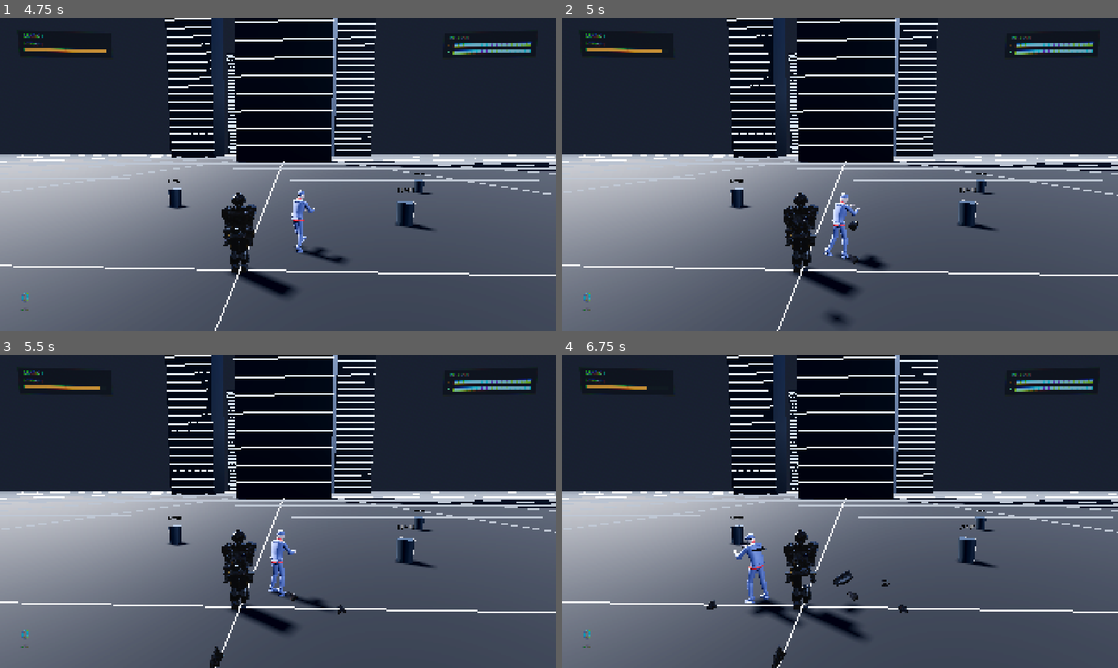
Above: before the commit, frames 1-4 (two rows, left to right).
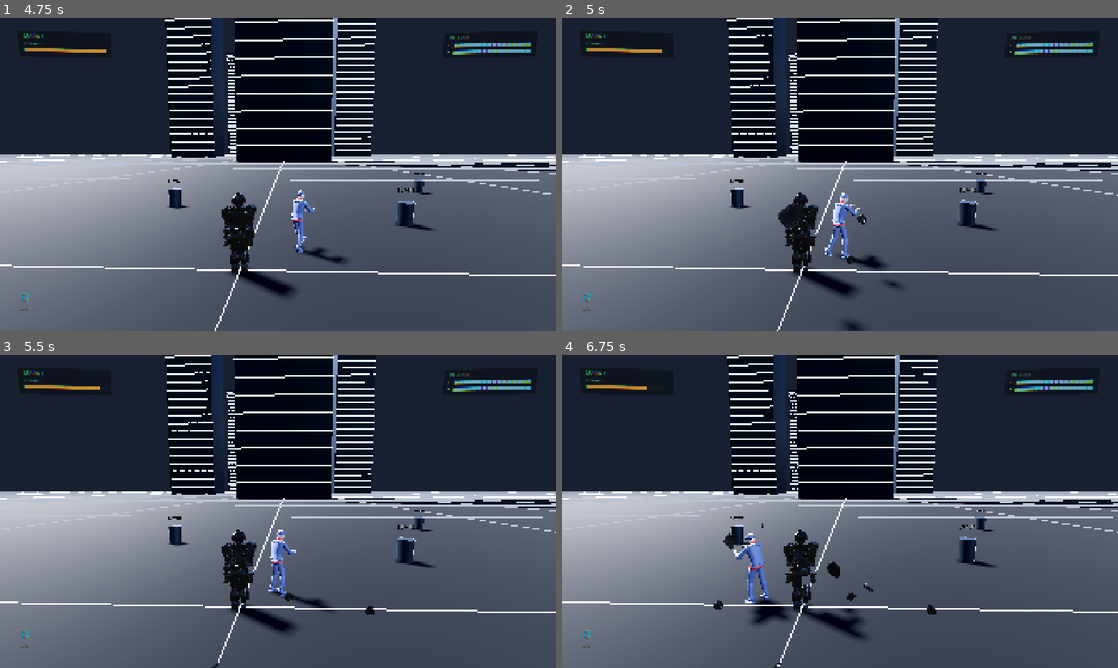
Above: after the commit, the same moments.

Repository: JerzySukiennik/mark-zero-godot
Game: Godot game, scene res://scenes/world/arena.tscn
Two runs of this game, one before a commit and one after it. Both use one fixed random seed, a clock stepped at 60 frames per second and the inputs below.
Inputs (mouse positions are in pixels of both pictures, inside the frame that each line leads up to):
- Up to frame 1 (4.75 s): move the mouse to (400, 158) at 0.52 s; tap Space (ui_select) at 0.6, 0.77, 1.07, 2, 2.1, 3.6, 3.77, 4.07 s; click (400, 158) at 0.67 s; tap Enter at 1.25 s; drag from (166, 190) to (250, 237) at 1.27 s; move the mouse to (333, 105) at 2.02 s; click (333, 105) at 2.17 s; drag from (250, 237) to (111, 127) at 2.77 s; move the mouse to (444, 221) at 3.52 s; click (444, 221) at 3.67 s; drag from (111, 127) to (194, 96) at 4.27 s
- Up to frame 2 (5 s): no input
- Up to frame 3 (5.5 s): move the mouse to (305, 511) at 5.02 s; tap Space (ui_select) at 5.1 s; click (305, 511) at 5.17 s
- Up to frame 4 (6.75 s): drag from (756, 433) to (728, 527) at 5.77 s; move the mouse to (962, 495) at 6.52 s; tap Space (ui_select) at 6.6 s; click (962, 495) at 6.67 s

Frame 1 is identical in both runs. In frame 2, 0.4% of the frame differs, in the area x 38-62%, y 59-100%; in frame 3, 0.2%; in frame 4, 0.8%, in the area x 26-68%, y 53-100%.

Commit message:
Sound, on everything
Twenty-six sounds, wired to every event the game has.

WHERE THEY CAME FROM, in the order the asset note says to look: the local library first,
which does not exist on this machine; then Kenney, which the note says to fetch without
asking because it is CC0. Four packs cover almost all of it — Sci-fi Sounds for the
repulsors, turret, boost, engine note and explosions; Impact Sounds for punches, metal
hits, landings and footsteps; RPG Audio for the cloth whoosh behind dodges and swings;
Interface Sounds for the menu. `confirmation_001.ogg` is deliberately absent: Jurek has
said he dislikes it and that it had been pasted onto every success in every project.

FOUR HAD NO HONEST MATCH and are synthesised rather than faked with something close:
 - The THWIP. Nobody ships a web-shooter. Filtered noise for the pressurised hiss, plus a
   tone falling two octaves for the line paying out.
 - Two GUNSHOTS. Kenney has no firearms, and a sci-fi laser tells the player the wrong
   thing about who is shooting at him — a pistol that goes "pew" is a lie about the fight.
   A noise transient, a 95 Hz body thump, a short room tail.
 - The lock BEEP, from the previous batch.

THE BANK IS NOT AN AUTOLOAD, for the reason this project has learned three times: a
`--script` run has none, so anything reaching for one cannot be tested or screenshotted.
It registers itself in a static slot instead, which makes `Sfx.play` work anywhere and a
silent no-op everywhere there is no instance — every headless suite included.

Two details that matter more than they look. Every voice is detuned a few per cent on
playback, because a repulsor fires sixteen times in four seconds and identical repeats are
the fastest way to make a good sound feel cheap. And the engine is a LOOP whose volume and
pitch both follow thrust — one-shots would either machine-gun or lag the stick, and Godot
will not loop an OGG unless the resource is told to, so a one-shot engine note reads as
the suit cutting out after two seconds.

Footsteps come off the walk cycle's own stride phase rather than a timer, so every
half-cycle is exactly one foot landing at any speed, for free.

tools/sound_test.tscn checks the thing that is otherwise impossible to hear: a missing
stream is silent, and "it did not play" and "it was never there" sound identical. It
asserts all 26 load, that the banned ding is absent, that the arena brings the bank up,
that the engine loops, and that asking for a sound which does not exist is harmless —
because every other tool in this project runs with no bank at all.

Co-Authored-By: Claude Opus 5 <noreply@anthropic.com>

Diff:
--- a/game/scripts/combat/gunfire.gd
+++ b/game/scripts/combat/gunfire.gd
@@ -163,6 +163,8 @@
 			var d: float = (n as Node3D).global_position.distance_to(at)
 			if d < r.blast:
 				_apply(n, r.damage * (1.0 - d / r.blast), at)
+		Sfx.play("explosion", at, 2.0)
+		Sfx.play("explosion_low", at, 0.0, 0.9)
 		_shout(at, r.damage, r.blast)
 		return
 	if collider != null:
--- a/game/scripts/combat/repulsor.gd
+++ b/game/scripts/combat/repulsor.gd
@@ -173,6 +173,7 @@
 	if b == null:
 		return Vector3.ZERO
 	_cool[hand] = COOLDOWN
+	Sfx.play("repulsor", muzzle, -4.0)
 	charge[hand] = maxf(0.0, charge[hand] - DRAIN)
 	if charge[hand] <= 0.0001:
 		locked[hand] = true
--- a/game/scripts/combat/turret.gd
+++ b/game/scripts/combat/turret.gd
@@ -180,6 +180,7 @@
 	s.node.position = muzzle
 	s.node.look_at_from_position(muzzle, muzzle + dir, Vector3.UP)
 	s.light.light_energy = 5.0
+	Sfx.play("turret", muzzle, -2.0)
 	fired.emit()
 	Rumble.hit(0.55, 0.35, 0.12)
 	# RECOIL, and a small one. This was 5.5 m/s of velocity PER SHOT, applied straight to
--- a/game/scripts/combat/web_shot.gd
+++ b/game/scripts/combat/web_shot.gd
@@ -99,6 +99,7 @@
 	if g == null:
 		return false
 	_cool[hand] = COOLDOWN
+	Sfx.play("thwip", from, -3.0)
 	g.live = true
 	g.life = LIFE
 	g.vel = dir.normalized() * SPEED
@@ -136,6 +137,7 @@
 				var who = hit.get("collider", null)
 				if who != null and who.has_method("web_hit"):
 					who.web_hit(1.0)
+				Sfx.play("web_stick", hit["position"], -6.0)
 				_splat(hit["position"], hit.get("normal", Vector3.UP))
 				g.live = false
 				g.node.visible = false
--- a/game/scripts/combat/web_tether.gd
+++ b/game/scripts/combat/web_tether.gd
@@ -81,6 +81,7 @@
 	_fly_t = 0.0
 	reach = 0.0
 	state = FLYING
+	Sfx.play("thwip", from, -2.0)
 	return true
 
 func release() -> void:
@@ -108,6 +109,7 @@
 			# The rope is exactly as long as the shot that made it. Starting shorter yanks
 			# the player forward the instant it lands, which reads as being harpooned.
 			rest_length = maxf(MIN_LENGTH, pos.distance_to(anchor_point()))
+			Sfx.play("web_stick", anchor_point(), -4.0)
 		return Vector3.ZERO
 
 	# ---- attached ------------------------------------------------------------------
--- /dev/null
+++ b/game/scripts/core/sfx.gd
@@ -0,0 +1,131 @@
+class_name Sfx
+extends Node
+## Every sound in the game, and the pool that plays them.
+##
+## NOT an autoload, and the reason is the oldest lesson in this project: `godot --script`
+## has no autoloads, so a test or a screenshot tool that touches anything which reaches
+## for one cannot run at all. Instead the arena builds one of these and it registers
+## itself in a static slot — so `Sfx.play(...)` works from anywhere, and is a silent
+## no-op everywhere there is no instance, which is exactly what a headless suite wants.
+##
+## The same reasoning Rumble already uses.
+
+## One entry per sound. Everything is loaded once at startup rather than on first use: a
+## repulsor that stutters the first time it fires has told the player something untrue
+## about the weapon.
+const BANK := {
+	# ---- the armour ----------------------------------------------------------------
+	"repulsor":     "res://assets/audio/repulsor.ogg",
+	"repulsor_dry": "res://assets/audio/repulsor_dry.ogg",
+	"turret":       "res://assets/audio/turret.ogg",
+	"boost":        "res://assets/audio/boost.ogg",
+	"armour_drop":  "res://assets/audio/armour_drop.ogg",
+	"hit_metal":    "res://assets/audio/hit_metal.ogg",
+	"explosion":    "res://assets/audio/explosion.ogg",
+	"explosion_low":"res://assets/audio/explosion_low.ogg",
+	# ---- Spider-Man ------------------------------------------------------------------
+	"thwip":        "res://assets/audio/thwip.wav",
+	"web_stick":    "res://assets/audio/web_stick.ogg",
+	"swing":        "res://assets/audio/swing_whoosh.ogg",
+	"dodge":        "res://assets/audio/dodge.ogg",
+	"punch":        "res://assets/audio/punch.ogg",
+	"punch_big":    "res://assets/audio/punch_big.ogg",
+	"land":         "res://assets/audio/land.ogg",
+	"step":         "res://assets/audio/step.ogg",
+	# ---- the opposition --------------------------------------------------------------
+	"gunshot":      "res://assets/audio/gunshot.wav",
+	"gunshot_rifle":"res://assets/audio/gunshot_rifle.wav",
+	"rpg_launch":   "res://assets/audio/rpg_launch.ogg",
+	"body_drop":    "res://assets/audio/body_drop.ogg",
+	"knife":        "res://assets/audio/knife_draw.ogg",
+	"lock":         "res://assets/audio/lock_beep.wav",
+	# ---- the glass -------------------------------------------------------------------
+	"ui_move":      "res://assets/audio/ui_move.ogg",
+	"ui_select":    "res://assets/audio/ui_select.ogg",
+	"ui_open":      "res://assets/audio/ui_open.ogg",
+	"ui_close":     "res://assets/audio/ui_close.ogg",
+}
+
+## Positional voices. Sixteen is enough for a firefight and cheap enough not to think about.
+const VOICES := 16
+## Flat voices, for anything that belongs to the player rather than to a place.
+const FLAT_VOICES := 6
+## How far a world sound carries before it is inaudible.
+const EARSHOT := 140.0
+
+static var _me: Sfx = null
+
+var _bank: Dictionary = {}
+var _voices: Array[AudioStreamPlayer3D] = []
+var _flat: Array[AudioStreamPlayer] = []
+var _next := 0
+var _next_flat := 0
+
+func _ready() -> void:
+	_me = self
+	for key in BANK:
+		var res = load(BANK[key])
+		if res != null:
+			_bank[key] = res
+		else:
+			push_warning("[sfx] missing %s" % BANK[key])
+	for i in VOICES:
+		var p := AudioStreamPlayer3D.new()
+		p.unit_size = 18.0
+		p.max_distance = EARSHOT
+		p.max_db = 0.0
+		add_child(p)
+		_voices.append(p)
+	for i in FLAT_VOICES:
+		var p := AudioStreamPlayer.new()
+		add_child(p)
+		_flat.append(p)
+
+func _exit_tree() -> void:
+	if _me == self:
+		_me = null
+
+## A sound somewhere in the world. `pitch` is a multiplier, `vol` in decibels.
+static func play(key: String, at: Vector3, vol := 0.0, pitch := 1.0) -> void:
+	if _me == null:
+		return
+	_me._play_at(key, at, vol, pitch)
+
+## A sound with no place — the player's own suit, the interface. Never attenuated, because
+## the thing it belongs to is always exactly where the listener is.
+static func flat(key: String, vol := 0.0, pitch := 1.0) -> void:
+	if _me == null:
+		return
+	_me._play_flat(key, vol, pitch)
+
+## Is there anything to play at all? Lets callers skip work rather than guess.
+static func ready_for_sound() -> bool:
+	return _me != null
+
+func _play_at(key: String, at: Vector3, vol: float, pitch: float) -> void:
+	var stream = _bank.get(key, null)
+	if stream == null:
+		return
+	# ROUND ROBIN, with no stealing logic. A voice cut off mid-shot is less noticeable
+	# than the bookkeeping needed to avoid it, and at sixteen it takes a real brawl to
+	# wrap around.
+	var p := _voices[_next]
+	_next = (_next + 1) % _voices.size()
+	p.stream = stream
+	p.global_position = at
+	p.volume_db = vol
+	# Every voice is detuned a little. Identical repeats are the single clearest way to
+	# make a good sound feel cheap, and a repulsor is fired sixteen times in four seconds.
+	p.pitch_scale = pitch * randf_range(0.94, 1.07)
+	p.play()
+
+func _play_flat(key: String, vol: float, pitch: float) -> void:
+	var stream = _bank.get(key, null)
+	if stream == null:
+		return
+	var p := _flat[_next_flat]
+	_next_flat = (_next_flat + 1) % _flat.size()
+	p.stream = stream
+	p.volume_db = vol
+	p.pitch_scale = pitch * randf_range(0.96, 1.05)
+	p.play()
--- a/game/scripts/enemy/enemy.gd
+++ b/game/scripts/enemy/enemy.gd
@@ -253,6 +253,7 @@
 func _die(from: Vector3) -> void:
 	state = DOWN
 	_dead_for = 0.0
+	Sfx.play("body_drop", global_position, -4.0)
 	# Forwards or backwards depending on which way he was hit, which is the one bit of
 	# variety that costs nothing and reads immediately.
 	var facing := global_transform.basis * Vector3(0, 0, -1)
@@ -440,6 +441,7 @@
 	if d > float(spec["reach"]) * 1.35:
 		return
 	poses.strike()
+	Sfx.play("punch" if kind != "brute" else "punch_big", global_position, -3.0)
 	if _target.has_method("take_hit"):
 		_target.take_hit(float(spec["damage"]), global_position, kind)
 
@@ -455,6 +457,11 @@
 	var sp: float = spec["spread"]
 	aim = (aim + Vector3(randf_range(-sp, sp), randf_range(-sp, sp), randf_range(-sp, sp))).normalized()
 	poses.strike()
+	# The rifle is the heavier of the two synthesised shots; an RPG has its own launch.
+	if spec["rocket"]:
+		Sfx.play("rpg_launch", muzzle, -1.0)
+	else:
+		Sfx.play("gunshot_rifle" if kind == "rifle" else "gunshot", muzzle, -5.0)
 	guns.fire(muzzle, aim, float(spec["muzzle_speed"]), float(spec["damage"]),
 		float(spec["blast"]) if spec["rocket"] else 0.0,
 		_target if spec["rocket"] else null)
--- a/game/scripts/flight/thrusters.gd
+++ b/game/scripts/flight/thrusters.gd
@@ -47,8 +47,16 @@
 var _rig: SuitRig
 var _level := [0.0, 0.0, 0.0, 0.0]
 
+## The engine note. A LOOP rather than a sound per event, because thrust is a continuous
+## quantity and anything triggered would either machine-gun or lag behind the stick. Volume
+## and pitch both follow it: loudness says how hard, pitch says how fast.
+const HUM_QUIET := -34.0
+const HUM_LOUD := -7.0
+var _hum: AudioStreamPlayer3D
+
 func _ready() -> void:
 	name = "Thrusters"
+	_make_hum()
 	for i in 2:
 		var l := OmniLight3D.new()
 		l.light_color = Color(1.0, 0.74, 0.45)
@@ -313,6 +321,8 @@
 	var palm := clampf(braking * 0.9 + absf(lateral) * 0.55 + maxf(vertical, 0.0) * 0.35
 		+ thrust * 0.12 + hover * 0.75, 0.0, 1.3)
 
+	_hum_at(maxf(boot, palm))
+
 	for i in _emitters.size():
 		var e = _emitters[i]
 		var want: float = boot if e.boot else palm
@@ -371,3 +381,29 @@
 	# instead. This cost a multi-second freeze on the first shot in the browser build.
 	l.light_energy = level * 5.5
 	l.omni_range = 7.0 + level * 5.0
+
+func _make_hum() -> void:
+	if _hum != null:
+		return
+	_hum = AudioStreamPlayer3D.new()
+	var res = load("res://assets/audio/thruster_loop.ogg")
+	if res == null:
+		return
+	# Godot will not loop an OGG unless the resource says so, and a one-shot engine note
+	# that stops after two seconds is worse than silence — it reads as the suit cutting out.
+	if res is AudioStreamOggVorbis:
+		(res as AudioStreamOggVorbis).loop = true
+	_hum.stream = res
+	_hum.unit_size = 22.0
+	_hum.volume_db = HUM_QUIET
+	_hum.max_distance = 220.0
+	add_child(_hum)
+	_hum.play()
+
+## Called from `drive`, so the note tracks the same number the flames do.
+func _hum_at(level: float) -> void:
+	if _hum == null:
+		return
+	var l: float = clampf(level, 0.0, 1.4)
+	_hum.volume_db = lerpf(HUM_QUIET, HUM_LOUD, clampf(l / 1.1, 0.0, 1.0))
+	_hum.pitch_scale = lerpf(0.72, 1.35, clampf(l / 1.2, 0.0, 1.0))
--- a/game/scripts/spider/spider_combat.gd
+++ b/game/scripts/spider/spider_combat.gd
@@ -167,6 +167,7 @@
 	var d := to.length()
 	if d <= ZIP_HIT or t <= 0.0:
 		if d <= ZIP_HIT * 1.6:
+			Sfx.play("punch", target.global_position, -1.0)
 			target.take_hit(PUNCH, model.position, "spider")
 			# Knocked back along the punch, and up a little so it reads as a hit rather
 			# than a shove.
@@ -195,6 +196,7 @@
 		state = ZIP
 		t = ZIP_TIMEOUT
 		return
+	Sfx.play("punch_big", target.global_position, 0.0, 0.85)
 	target.take_hit(PUNCH, model.position, "spider")
 	target.launch(LAUNCH_UP, model.velocity * 0.3)
 	state = LAUNCH
@@ -222,6 +224,7 @@
 	dodge_dir = dir.normalized()
 	state = DODGE
 	t = DODGE_TIME
+	Sfx.play("dodge", model.position, -6.0)
 	# A backwards dodge is a backflip; sideways is a roll. The pose layer reads this.
 	var back: float = (model.basis_ * Vector3(0, 0, 1)).normalized().dot(dodge_dir)
 	dodge_back = back > 0.4
--- a/game/scripts/spider/spider_pilot.gd
+++ b/game/scripts/spider/spider_pilot.gd
@@ -73,6 +73,8 @@
 var _held := { "R": false, "L": false }
 var _buffer := { "R": 0.0, "L": 0.0 }
 var _swing_hand := "L"
+var _whoosh := 0.35
+var _last_step := 0
 ## What he is carrying, if anything.
 var carried: Prop = null
 const CARRY_RANGE := 9.0
@@ -332,13 +334,32 @@
 		skel.update_pose(delta)
 
 	if was_down and model.grounded:
-		poses.land_hard(clampf(-fell / 30.0, 0.0, 1.0))
+		var force: float = clampf(-fell / 30.0, 0.0, 1.0)
+		poses.land_hard(force)
+		Sfx.play("land", global_position, lerpf(-14.0, -1.0, force), lerpf(1.2, 0.85, force))
 		# THE LEGS CATCH HIM. Jurek: coming down off a swing "one powinny sie tak otwierac
 		# i tak hamowac go od tylu". They are already out in the air; holding them out
 		# through the landing is what turns a fold-away into a brace.
 		_brace = 0.55 + clampf(-fell / 40.0, 0.0, 1.0) * 0.45
 
 	_update_threat_marks(delta)
+	# THE RUSH OF AIR. Only while actually carried by a line and actually quick, retriggered
+	# on a distance clock so it does not machine-gun at the bottom of an arc.
+	var hanging: bool = tether["R"].state == WebTether.ATTACHED or tether["L"].state == WebTether.ATTACHED
+	if hanging and model.speed > 16.0:
+		_whoosh -= delta * (model.speed / 26.0)
+		if _whoosh <= 0.0:
+			_whoosh = 1.0
+			Sfx.play("swing", global_position, lerpf(-16.0, -4.0, clampf(model.speed / 45.0, 0.0, 1.0)))
+	else:
+		_whoosh = 0.35
+
+	if model.grounded and model.ground_speed > 0.6:
+		var half := floori(model.stride_phase * 2.0)
+		if half != _last_step:
+			_last_step = half
+			Sfx.play("step", global_position, lerpf(-20.0, -10.0, clampf(model.ground_speed / 9.0, 0.0, 1.0)))
+
 	_draw_webs()
 
 	if camera != null:
@@ -589,6 +610,7 @@
 	health = clampf(health - amount / MAX_HP, 0.0, 1.0)
 	_hurt_flash = 0.35
 	Rumble.hit(0.7, 0.45, 0.14)
+	Sfx.play("punch", global_position, -4.0)
 	# Shoved by what hit you. Small — being knocked about by rifle fire would take the
 	# flight model out of the player's hands, which is the one thing it must never do.
 	var push := global_position - from
--- a/game/scripts/suit/armour_damage.gd
+++ b/game/scripts/suit/armour_damage.gd
@@ -84,6 +84,7 @@
 	if node == null:
 		return
 	shed_count += 1
+	Sfx.play("armour_drop", node.global_position, -6.0)
 	var world := node.global_transform
 	var parent := get_parent()
 	node.get_parent().remove_child(node)
--- a/game/scripts/suit/suit_pilot.gd
+++ b/game/scripts/suit/suit_pilot.gd
@@ -64,6 +64,8 @@
 var _buffer := { "R": 0.0, "L": 0.0 }
 ## Who the reticle is currently over. Shared by the friction, the magnetism and the HUD.
 var locked_on: Node3D = null
+var _last_step := 0
+var _was_boosting := false
 ## How far the firing arm reaches past the shared stance, in radians.
 const SHOT_REACH := 0.42
 ## The snap back through the shoulder. Cubed, so it is violent for two frames and then gone.
@@ -278,6 +280,9 @@
 	# Supersonic on R2, Mk II and up: the Mk I is a flying oil drum and has no business
 	# breaking the sound barrier.
 	var supersonic := Pad.thrust() > 0.35 and armor_id != "mk1"
+	if supersonic and not _was_boosting:
+		Sfx.play("boost", global_position, -2.0)
+	_was_boosting = supersonic
 
 	# AIMING SLOWS THE WORLD, the way Marvel's Spider-Man does it. Time dilation rather than
 	# a zoom: it buys thinking time instead of magnifying the target, which is what makes a
@@ -317,6 +322,13 @@
 	_laser(delta)
 
 	if skel != null:
+		# FOOTSTEPS OFF THE STRIDE, not off a timer. The cycle already counts distance, so
+		# every half-cycle is exactly one foot landing, at any speed, for free.
+		if model.grounded and model.ground_speed > 0.6:
+			var half := floori(model.stride_phase * 2.0)
+			if half != _last_step:
+				_last_step = half
+				Sfx.play("step", global_position, lerpf(-18.0, -7.0, clampf(model.ground_speed / 7.0, 0.0, 1.0)))
 		poses.update(delta, model, cmd, skel)
 		_drive_shot_arms(delta)
 		_drive_laser_arm()
@@ -338,6 +350,7 @@
 	if was_flying and model.grounded:
 		var f := clampf(-falling / 40.0, 0.0, 1.0)
 		Rumble.landing(f)
+		Sfx.play("land", global_position, lerpf(-12.0, 1.0, f), lerpf(1.15, 0.8, f))
 		if f > 0.25:
 			poses.land_hard(f)
 
@@ -418,6 +431,10 @@
 		if _buffer[hand] <= 0.0:
 			continue
 		if not guns.ready_to_fire(hand):
+			# The empty click, and only on the press that found it empty — held down it
+			# would be a machine gun of error noises.
+			if _buffer[hand] >= FIRE_BUFFER - 0.001:
+				Sfx.flat("repulsor_dry", -12.0)
 			continue
 		# NO ARM, NO REPULSOR. The cost of losing a piece is the point of losing it.
 		if armour != null and not armour.can_use(hand):
@@ -569,6 +586,7 @@
 	health = clampf(health - amount / MAX_HP, 0.0, 1.0)
 	_hurt_flash = 0.35
 	Rumble.hit(0.7, 0.45, 0.14)
+	Sfx.play("hit_metal", global_position, -2.0)
 	# THE SUIT COMES APART AS IT GOES. Pieces are shed against the new figure, so a rocket
 	# that takes a quarter of the bar strips a quarter of the armour in one go.
 	if armour != null:
--- a/game/scripts/ui/menu.gd
+++ b/game/scripts/ui/menu.gd
@@ -71,6 +71,7 @@
 
 func open() -> void:
 	_open = true
+	Sfx.flat("ui_open", -10.0)
 	visible = true
 	row = 0
 	opened.emit()
@@ -78,6 +79,7 @@
 
 func close() -> void:
 	_open = false
+	Sfx.flat("ui_close", -10.0)
 	visible = false
 	closed.emit()
 
@@ -108,16 +110,21 @@
 	# for the list.
 	if pad.just_pressed("fire_l"):
 		tab = wrapi(tab - 1, 0, TABS.size()); row = 0
+		Sfx.flat("ui_move", -10.0)
 	if pad.just_pressed("fire_r"):
 		tab = wrapi(tab + 1, 0, TABS.size()); row = 0
+		Sfx.flat("ui_move", -10.0)
 
 	# A stick is analog and a list is not, so it has to be rate-limited or one flick scrolls
 	# the whole catalogue. Repeats while held, after a pause, like a key.
 	_nav_cool = maxf(0.0, _nav_cool - delta)
 	var mv: float = pad.move().y
 	if absf(mv) > 0.55 and _nav_cool <= 0.0:
+		var was_row := row
 		row = clampi(row + (1 if mv > 0.0 else -1), 0, maxi(0, _rows() - 1))
 		_nav_cool = 0.16
+		if row != was_row:
+			Sfx.flat("ui_move", -14.0)
 	elif absf(mv) < 0.3:
 		_nav_cool = 0.0
 
@@ -153,6 +160,9 @@
 		_say("NEED %d MORE CREDITS" % (item.price - credits))
 
 func _say(t: String) -> void:
+	# Deliberately NOT Kenney's confirmation_001: Jurek has said he dislikes it and that
+	# it had been pasted onto every success in every project.
+	Sfx.flat("ui_select", -9.0)
 	_msg = t
 	_msg_t = 2.4
 
--- a/game/scripts/world/arena.gd
+++ b/game/scripts/world/arena.gd
@@ -16,6 +16,11 @@
 	# between "it launched and rendered nothing" and "it never launched".
 	print("[mark zero] arena starting — display %s, renderer %s" % [
 		DisplayServer.get_name(), RenderingServer.get_video_adapter_name()])
+	# Sound first, so anything that makes a noise on its very first frame can be heard.
+	var sfx := Sfx.new()
+	sfx.name = "Sfx"
+	add_child(sfx)
+
 	stage = Stage.new()
 	stage.name = "Stage"
 	add_child(stage)
--- /dev/null
+++ b/game/tools/sound_test.gd
@@ -0,0 +1,55 @@
+extends Node
+## Does every sound in the bank actually exist and load?
+##
+## A missing stream is silent, and silence is exactly what an unwired sound sounds like —
+## so "it did not play" and "it was never there" are indistinguishable by ear. This is the
+## only check that tells them apart, and it has to be a SCENE because loading an audio
+## resource needs the resource system a `--script` run does not fully bring up.
+
+var bad := 0
+
+func _ok(c: bool, m: String) -> void:
+	if not c: bad += 1
+	print(("  ok    " if c else "  FAIL  ") + m)
+
+func _ready() -> void:
+	print("=== the bank ===")
+	var missing: Array = []
+	for key in Sfx.BANK:
+		var res = load(Sfx.BANK[key])
+		if res == null or not (res is AudioStream):
+			missing.append(key)
+	_ok(missing.is_empty(), "every sound loads (%d of %d)%s" % [
+		Sfx.BANK.size() - missing.size(), Sfx.BANK.size(),
+		"" if missing.is_empty() else "  missing: " + ", ".join(missing)])
+
+	# Jurek's standing rule, from a previous project: this one specifically is not to be
+	# used, and Claude had been pasting it onto every success everywhere.
+	var banned := false
+	for key in Sfx.BANK:
+		if String(Sfx.BANK[key]).contains("confirmation"):
+			banned = true
+	_ok(not banned, "and none of them is the confirmation ding Jurek banned")
+
+	print("=== it comes up with the game ===")
+	var arena: Node3D = load("res://scenes/world/arena.tscn").instantiate()
+	add_child(arena)
+	await get_tree().process_frame
+	await get_tree().create_timer(0.4).timeout
+	_ok(Sfx.ready_for_sound(), "the arena builds a working sound bank")
+
+	# And the engine note is a LOOP. A one-shot here reads as the suit cutting out after
+	# two seconds, which is worse than having no engine sound at all.
+	var hum = load("res://assets/audio/thruster_loop.ogg")
+	_ok(hum != null, "the engine note is there")
+	if hum is AudioStreamOggVorbis:
+		_ok((hum as AudioStreamOggVorbis).loop, "and it loops")
+
+	# Playing into the void must be safe: every test and tool in this project runs without
+	# a bank, and a null check missed anywhere would take all of them down.
+	Sfx.play("no_such_sound", Vector3.ZERO)
+	Sfx.flat("no_such_sound")
+	_ok(true, "asking for a sound that does not exist is harmless")
+
+	print("ALL PASSED" if bad == 0 else "%d FAILED" % bad)
+	get_tree().quit(1 if bad > 0 else 0)
--- /dev/null
+++ b/game/tools/sound_test.tscn
@@ -0,0 +1,6 @@
+[gd_scene load_steps=2 format=3]
+
+[ext_resource type="Script" path="res://tools/sound_test.gd" id="1"]
+
+[node name="SoundTest" type="Node"]
+script = ExtResource("1")
Not shown, added: game/assets/audio/armour_drop.ogg.import
Not shown, added: game/assets/audio/body_drop.ogg.import
Not shown, added: game/assets/audio/boost.ogg.import
Not shown, added: game/assets/audio/dodge.ogg.import
Not shown, added: game/assets/audio/explosion.ogg.import
Not shown, added: game/assets/audio/explosion_low.ogg.import
Not shown, added: game/assets/audio/gunshot.wav.import
Not shown, added: game/assets/audio/gunshot_rifle.wav.import
Not shown, added: game/assets/audio/hit_metal.ogg.import
Not shown, added: game/assets/audio/knife_draw.ogg.import
Not shown, added: game/assets/audio/land.ogg.import
Not shown, added: game/assets/audio/laser_loop.ogg.import
(and 46 more such lines)
